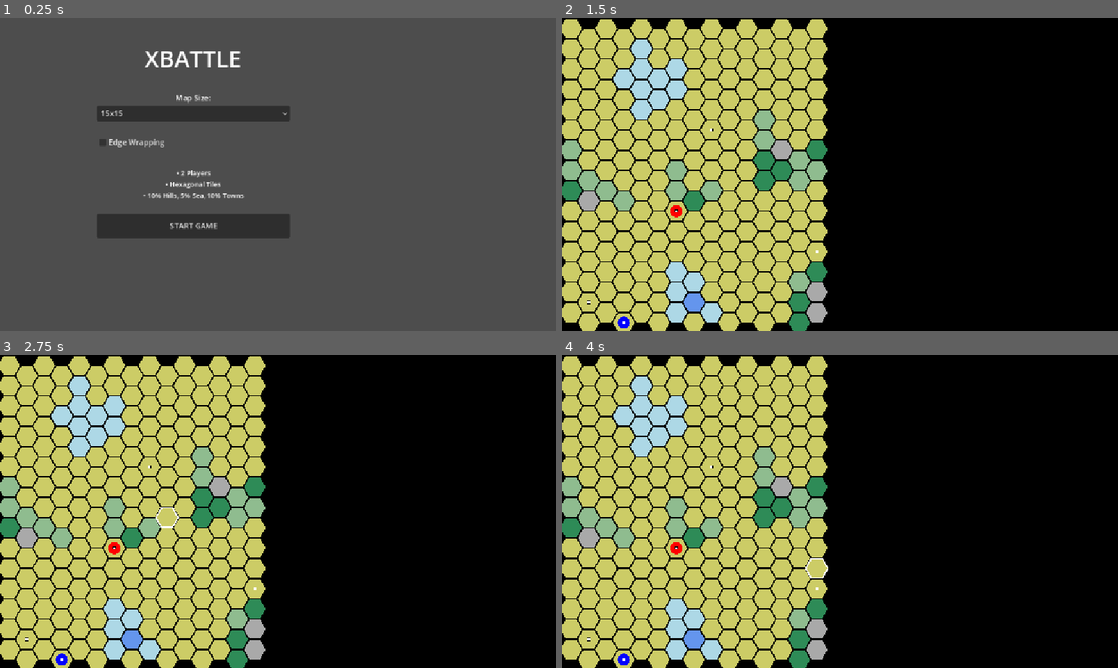
Above: before the commit, frames 1-4 (two rows, left to right).
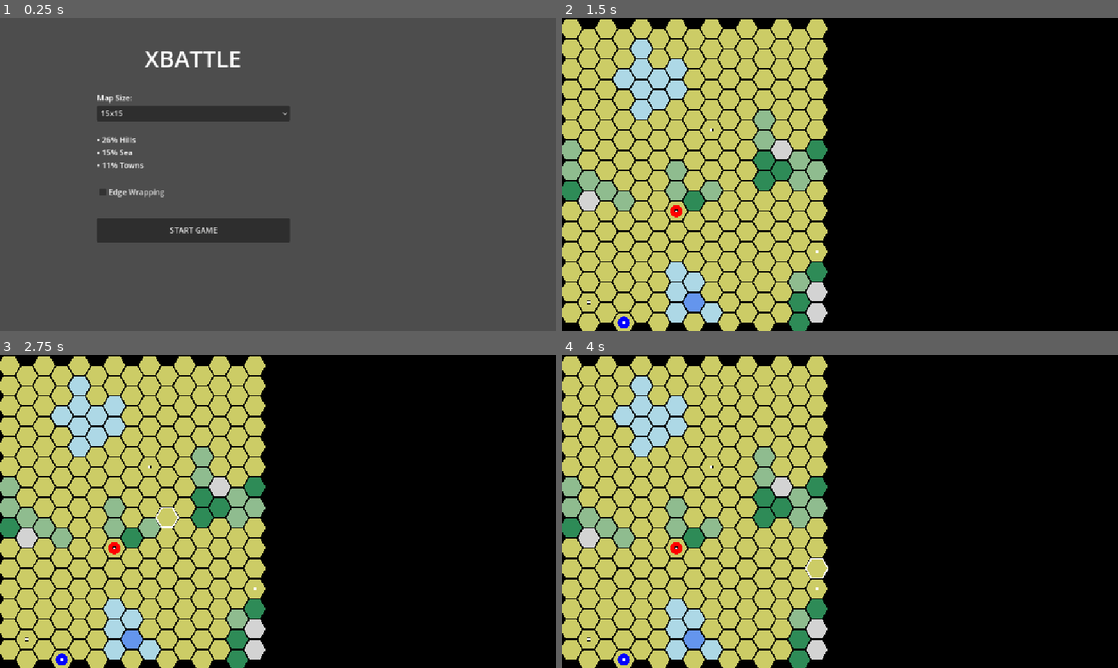
Above: after the commit, the same moments.

Repository: mmehmet/xbattle
Game: Godot game, scene res://Main.tscn
The game is run twice, just before and just after one commit, with the same random seed, the same clock (stepped at 60 frames per second) and the same inputs.
Inputs (mouse positions are in pixels of both pictures, inside the frame that each line leads up to):
- Up to frame 1 (0.25 s): no input
- Up to frame 2 (1.5 s): click "START GAME" at 0.5 s; tap Enter at 1.25, 1.35 s; move the mouse to (840, 174) at 1.27 s; click (840, 174) at 1.42 s
- Up to frame 3 (2.75 s): tap Space at 2 s; move the mouse to (166, 527) at 2.02 s; tap Keypad Enter at 2.1 s; click (166, 527) at 2.17 s
- Up to frame 4 (4 s): tap Enter at 2.75, 2.85 s; move the mouse to (895, 442) at 2.77 s; click (895, 442) at 2.92 s; tap Space at 3.5 s; move the mouse to (812, 574) at 3.52 s; tap Keypad Enter at 3.6 s; click (812, 574) at 3.67 s

The runs differ from the first frame. In frame 1, 2.0% of the frame differs, in the area x 17-52%, y 24-72%; in frame 2, 0.7%; in frame 3, 0.7%; in frame 4, 0.7%.

Commit message:
random terrain at start

Diff:
--- a/scripts/Board.gd
+++ b/scripts/Board.gd
@@ -22,18 +22,28 @@
 var mouse_down: bool = false
 
 # Colors
+
 const player_colors = [
-    Color.RED, Color.BLUE, Color.GREEN, Color.YELLOW, Color.MAGENTA,
-    Color.CYAN, Color.ORANGE, Color.PURPLE, Color.BROWN, Color.PINK, Color.GRAY
+    Color.RED,      # Player 0
+    Color.BLUE,     # Player 1
+    Color.GREEN,    # Player 2
+    Color.YELLOW,   # Player 3
+    Color.MAGENTA,  # Player 4
+    Color.CYAN,     # Player 5
+    Color.ORANGE,   # Player 6
+    Color.PURPLE,   # Player 7
+    Color.BROWN,    # Player 8
+    Color.PINK,     # Player 9
+    Color.GRAY      # Player 10
 ]
 
 const terrain_colors = {
-    -2: Color.CORNFLOWER_BLUE,
-    -1: Color.LIGHT_BLUE,
-    0: Color(0.8, 0.8, 0.4),
-    1: Color.DARK_SEA_GREEN,
-    2: Color.SEA_GREEN,
-    3: Color.DARK_GRAY
+    -2: Color.CORNFLOWER_BLUE,  # Deep sea
+    -1: Color.LIGHT_BLUE,       # Shallow sea
+    0: Color(0.8, 0.8, 0.4),    # Flat land
+    1: Color.DARK_SEA_GREEN,    # Low bush
+    2: Color.SEA_GREEN,         # Medium hills
+    3: Color.LIGHT_GRAY         # High hills
 }
 
 func _init(board_width: int = 15, board_height: int = 15):
@@ -363,8 +373,6 @@
         print("ERROR: no game_manager")
         return
 
-    print("Clicked cell (%d,%d) side=%d troops=%d" % [cell.x, cell.y, cell.side, cell.get_troop_count()])
-
     var cell_center = get_hex_center(cell)
     var direction_vec = (event.position - cell_center).normalized()
     var hex = get_hex_directions(cell.x)
--- a/scripts/StartScreen.gd
+++ b/scripts/StartScreen.gd
@@ -5,20 +5,31 @@
 # Configuration
 var selected_map_size: Vector2i = Vector2i(15, 15)
 var enable_wrapping: bool = false
+var terrain: Dictionary
 
-# Map size options
-var map_sizes = [
+# Map options
+const map_sizes = [
     {"name": "10x10", "size": Vector2i(10, 10)},
     {"name": "15x15", "size": Vector2i(15, 15)},
     {"name": "25x25", "size": Vector2i(25, 25)},
     {"name": "35x35", "size": Vector2i(35, 35)},
     {"name": "50x50", "size": Vector2i(50, 50)}
 ]
+const TERRAIN_LIMITS = {
+    "hill": {"max": 30, "min": 10},
+    "sea": {"max": 20, "min": 5},
+    "town": {"max": 15, "min": 5}
+}
 
 func _ready():
     setup_ui()
 
 func setup_ui():
+    terrain = {
+        "hill": randi_range(TERRAIN_LIMITS.hill.min, TERRAIN_LIMITS.hill.max),
+        "sea": randi_range(TERRAIN_LIMITS.sea.min, TERRAIN_LIMITS.sea.max),
+        "town": randi_range(TERRAIN_LIMITS.town.min, TERRAIN_LIMITS.town.max),
+    }
     var vbox = VBoxContainer.new()
     add_child(vbox)
 
@@ -39,7 +50,6 @@
     # Map size
     var map_label = Label.new()
     map_label.text = "Map Size:"
-    map_label.horizontal_alignment = HORIZONTAL_ALIGNMENT_CENTER
     vbox.add_child(map_label)
 
     var map_dropdown = OptionButton.new()
@@ -51,6 +61,13 @@
 
     add_spacer(vbox, 20)
 
+    # Game info
+    var info_label = Label.new()
+    info_label.text = "• %d%% Hills\n• %d%% Sea\n• %d%% Towns" % [terrain.hill, terrain.sea, terrain.town]
+    vbox.add_child(info_label)
+
+    add_spacer(vbox, 20)
+
     # Edge wrapping
     var wrap_checkbox = CheckBox.new()
     wrap_checkbox.text = "Edge Wrapping"
@@ -59,15 +76,6 @@
     vbox.add_child(wrap_checkbox)
 
     add_spacer(vbox, 30)
-
-    # Game info
-    var info_label = Label.new()
-    info_label.text = "• 2 Players\n• Hexagonal Tiles\n• 10% Hills, 5% Sea, 10% Towns"
-    info_label.horizontal_alignment = HORIZONTAL_ALIGNMENT_CENTER
-    info_label.add_theme_font_size_override("font_size", 14)
-    vbox.add_child(info_label)
-
-    add_spacer(vbox, 20)
 
     # Start button
     var start_button = Button.new()
@@ -92,10 +100,10 @@
     var config = {
         "map_size": selected_map_size,
         "enable_wrapping": enable_wrapping,
-        "hill_density": 10,
-        "sea_density": 5,
-        "town_density": 10,
-        "player_count": 2
+        "player_count": 2,
+        "hill_density": terrain.hill,
+        "sea_density": terrain.sea,
+        "town_density": terrain.town,
     }
 
     game_started.emit(config)
